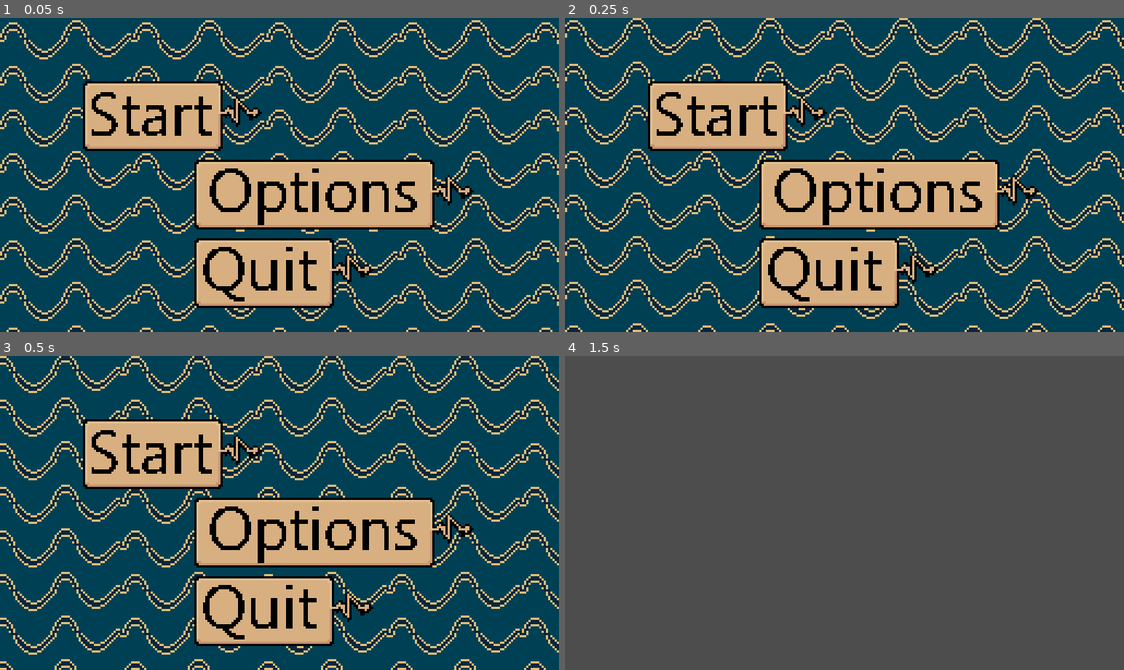
Above: before the commit, frames 1-4 (two rows, left to right).
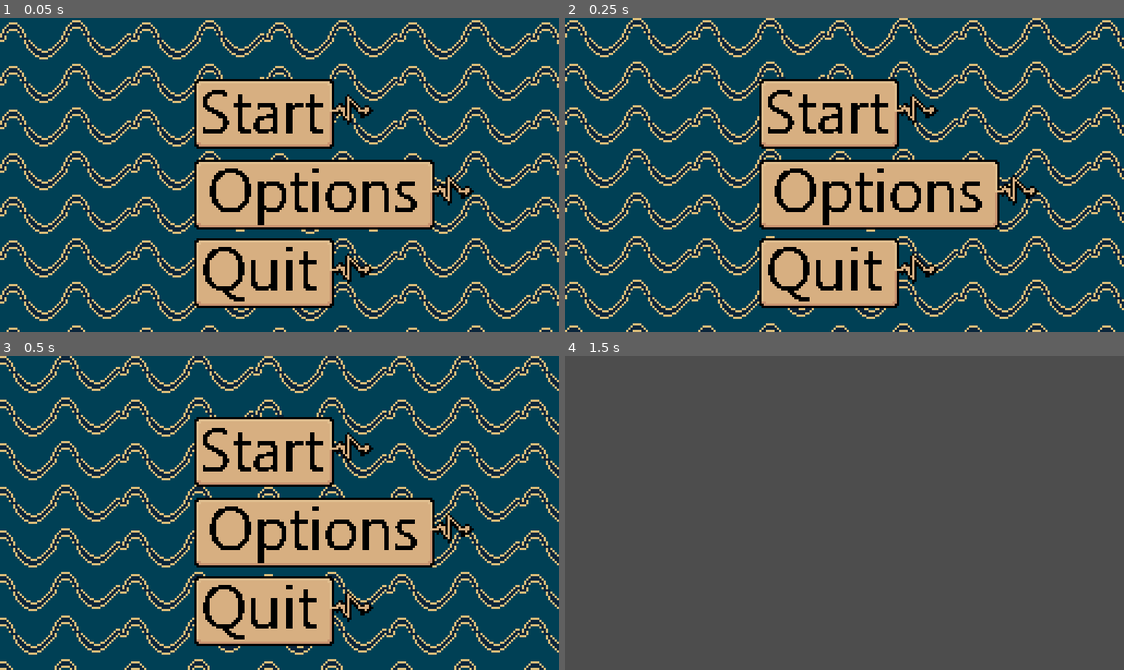
Above: after the commit, the same moments.

Repository: Zeis697538/Signalverarbeiung-Game
Game: Godot game, scene res://main_menu.tscn
The game is run twice, just before and just after one commit, with the same random seed, the same clock (stepped at 60 frames per second) and the same inputs. This scene is started directly instead of the project's main scene.
Inputs (mouse positions are in pixels of both pictures, inside the frame that each line leads up to; where the layout moved, square brackets give the same spot in the first picture):
- Up to frame 1 (0.05 s): no input
- Up to frame 2 (0.25 s): no input
- Up to frame 3 (0.5 s): no input
- Up to frame 4 (1.5 s): click (855, 453) [743, 453] at 0.5 s; tap Enter at 1.25 s

The runs differ from the first frame. In frame 1, 8.7% of the frame differs, in the area x 14-67%, y 19-43%; in frame 2, 8.8%; in frame 3, 8.9%; in frame 4, nothing differs.

Commit message:
Revert "moved button"
This reverts commit 15e297a91e8c43cf2c6b6b816b84c9ffe25af9dc.

Diff:
--- a/main_menu.tscn
+++ b/main_menu.tscn
@@ -38,10 +38,10 @@
 
 [node name="Start" type="TextureButton" parent="Button_manager"]
 layout_mode = 0
-offset_left = 38.0
-offset_top = 29.0
-offset_right = 128.0
-offset_bottom = 61.0
+offset_left = 89.0
+offset_top = 28.0
+offset_right = 179.0
+offset_bottom = 60.0
 texture_normal = ExtResource("2_qe12f")
 texture_hover = ExtResource("5_dy7ct")
 
